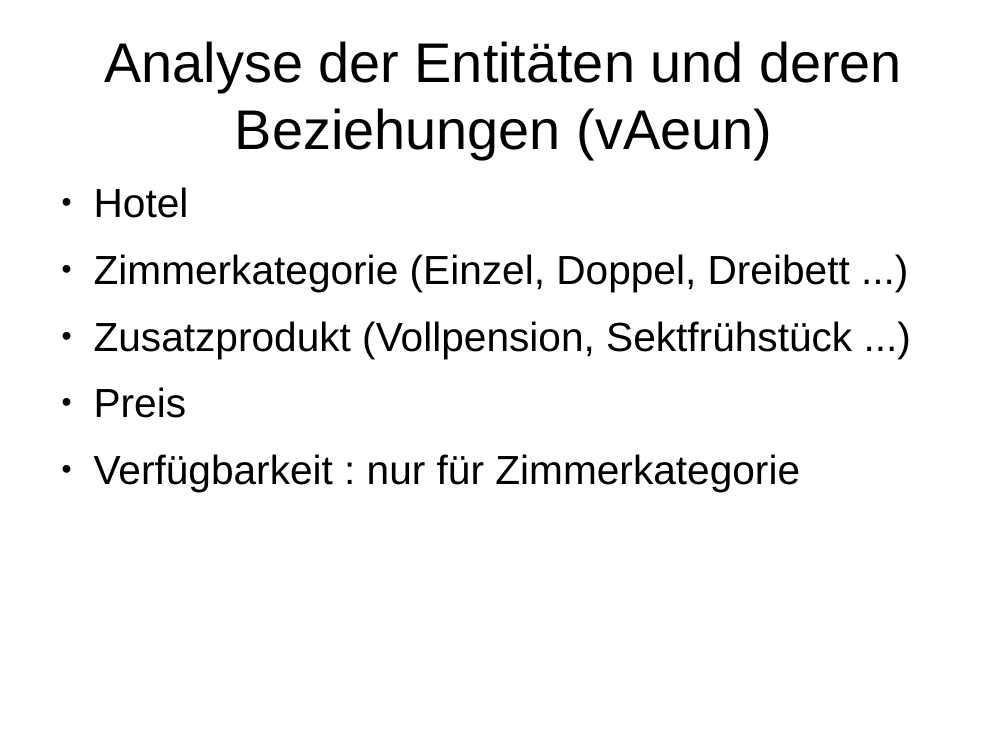
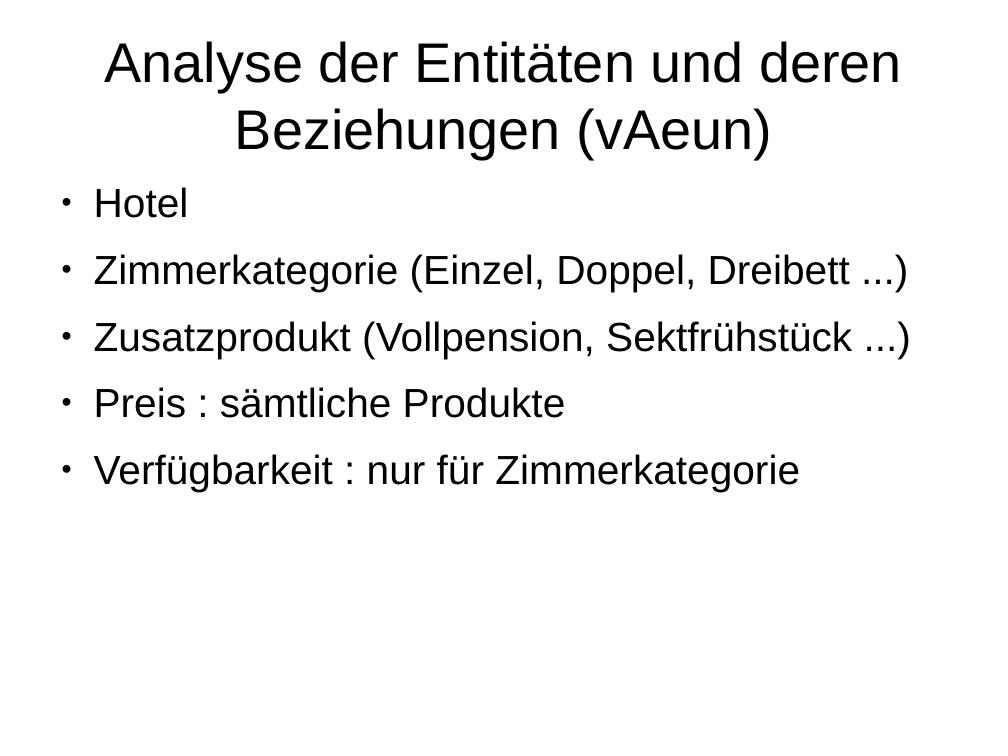
Before and after one commit to janhelmle/weiterbildung_fachinformatiker_ihk_projektantrag, a slide deck: slide 8 of praesentation/presentation_v1.odp. Drawn at 1008x756 pixels with LibreOffice and Linux fonts; fonts in the diff are those of the drawing. Boxes give left, top, right and bottom in pixels: in the first picture for what was removed or moved away, otherwise in the second. Text is boxed around its words. In the diff, an @@ line names an element or a change of style, - is before the commit and + after.

```diff
--- a/praesentation/presentation_v1.odp
+++ b/praesentation/presentation_v1.odp
@@ text at (94, 387, 566, 418): text changed @@
-● Preis
+● Preis : sämtliche Produkte
```
Also in this commit, not shown: 1 other file.
